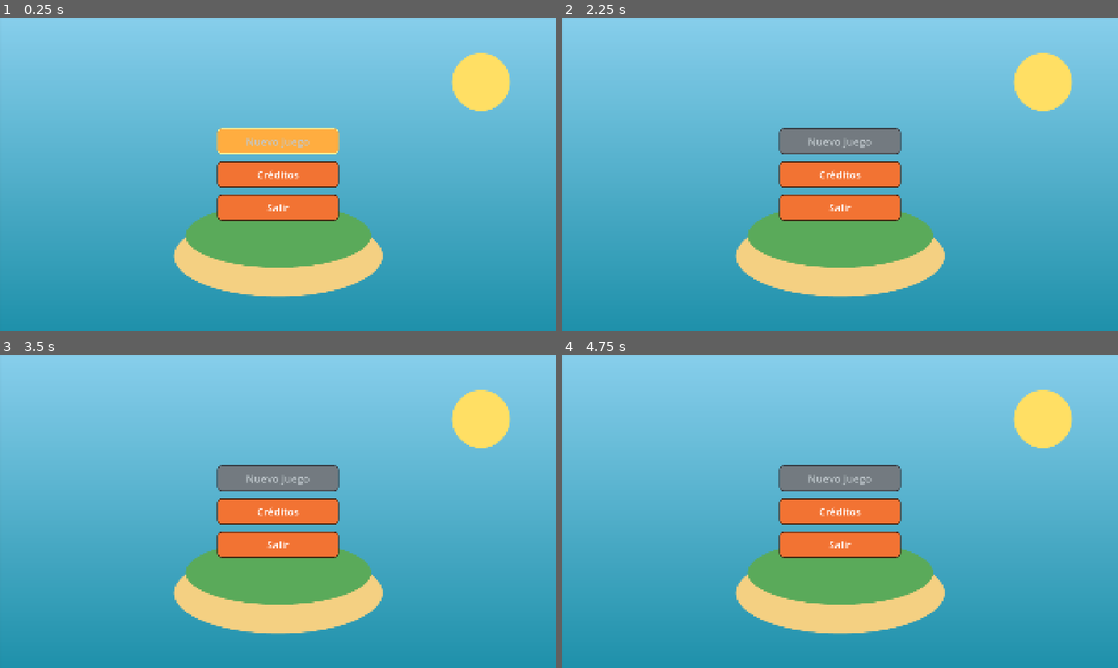
Above: before the commit, frames 1-4 (two rows, left to right).
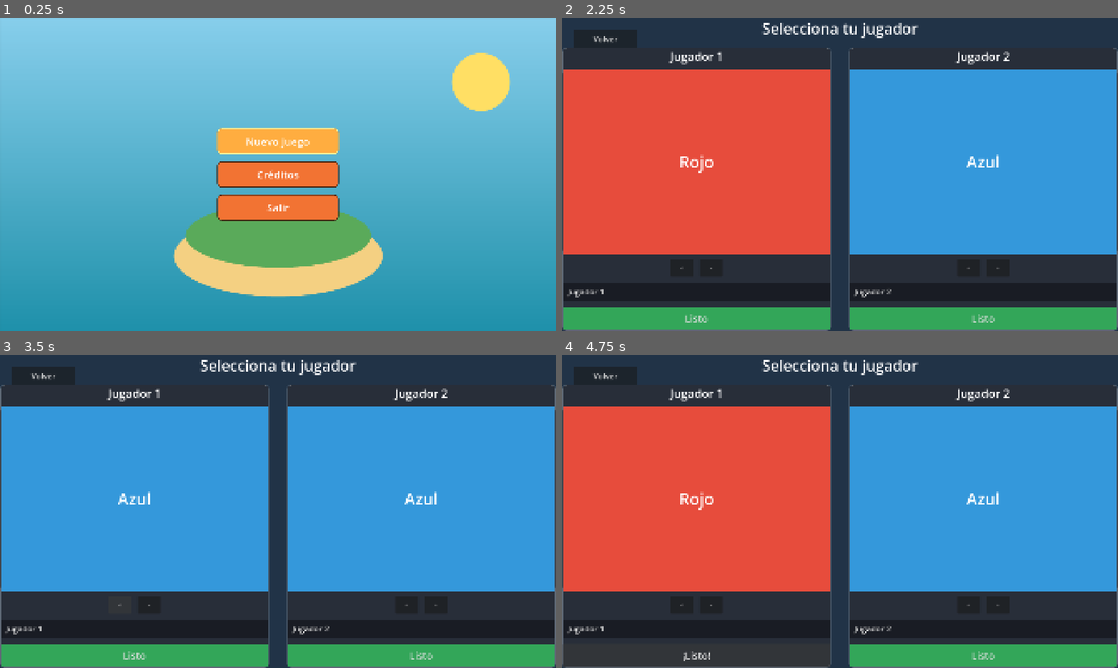
Above: after the commit, the same moments.

Repository: Haziel1357/game-jump-plus
Game: Godot game, scene res://interfaz/menu_principal/menu_principal.tscn
Same seed, same stepped clock (60 frames per second), same inputs: the game is played once before the commit and once after it.
Inputs (mouse positions are in pixels of both pictures, inside the frame that each line leads up to):
- Up to frame 1 (0.25 s): no input
- Up to frame 2 (2.25 s): click "Créditos" at 0.5 s; click "Volver" at 1.25 s; click (840, 140) at 2 s, where only the run after the commit has a clickable "Nuevo Juego"
- Up to frame 3 (3.5 s): click (122, 605) at 2.75 s, where only the run after the commit has a clickable "<"
- Up to frame 4 (4.75 s): click (712, 605) at 3.5 s, where only the run after the commit has a clickable ">"; click (695, 655) at 4.25 s, where only the run after the commit has a clickable "Listo"

The runs differ from the first frame. In frame 1, 0.1% of the frame differs, in the area x 44-56%, y 38-42%; in frame 2, 98%, in the area x 0-100%, y 0-100%; in frame 3, 95%; in frame 4, 98%.

Commit message:
Añadir selección de jugador, autoload de estado y ajustes de ventana

Diff:
--- /dev/null
+++ b/escenas/jugador/personajes.json
@@ -0,0 +1,12 @@
+{
+	"personajes": [
+		{
+			"nombre": "Rojo",
+			"color": "#e74c3c"
+		},
+		{
+			"nombre": "Azul",
+			"color": "#3498db"
+		}
+	]
+}
--- /dev/null
+++ b/escenas/niveles/mundo_pruebas/mundo_pruebas.gd
@@ -0,0 +1,9 @@
+extends Node3D
+
+# Atajos de prueba mientras no hay pausa ni HUD:
+# ESC → volver al menú principal.
+
+
+func _unhandled_input(event: InputEvent) -> void:
+	if event.is_action_pressed("ui_cancel"):
+		get_tree().change_scene_to_file("res://interfaz/menu_principal/menu_principal.tscn")
--- a/escenas/niveles/mundo_pruebas/mundo_pruebas.tscn
+++ b/escenas/niveles/mundo_pruebas/mundo_pruebas.tscn
@@ -1,12 +1,14 @@
-[gd_scene format=3 uid="uid://dtpd74kd2c7lc"]
+[gd_scene load_steps=5 format=3 uid="uid://dtpd74kd2c7lc"]
 
 [ext_resource type="Script" uid="uid://dpxpsogn20jx8" path="res://escenas/jugador/jugador.gd" id="1_6ba58"]
+[ext_resource type="Script" path="res://escenas/niveles/mundo_pruebas/mundo_pruebas.gd" id="2_nivel"]
 
 [sub_resource type="CapsuleMesh" id="CapsuleMesh_012i1"]
 
 [sub_resource type="CapsuleShape3D" id="CapsuleShape3D_mg33e"]
 
 [node name="MundoPruebas" type="Node3D" unique_id=476666403]
+script = ExtResource("2_nivel")
 
 [node name="Suelo" type="CSGBox3D" parent="." unique_id=1194407556]
 use_collision = true
--- a/interfaz/creditos/creditos.tscn
+++ b/interfaz/creditos/creditos.tscn
@@ -1,8 +1,8 @@
-[gd_scene load_steps=2 format=3]
+[gd_scene format=3 uid="uid://btlj0lvg85xei"]
 
-[ext_resource type="Script" path="res://interfaz/creditos/creditos.gd" id="1_cred01"]
+[ext_resource type="Script" uid="uid://dhie1nxeek8f3" path="res://interfaz/creditos/creditos.gd" id="1_cred01"]
 
-[node name="Creditos" type="Control"]
+[node name="Creditos" type="Control" unique_id=1177417850]
 layout_mode = 3
 anchors_preset = 15
 anchor_right = 1.0
@@ -11,7 +11,7 @@
 grow_vertical = 2
 script = ExtResource("1_cred01")
 
-[node name="Fondo" type="ColorRect" parent="."]
+[node name="Fondo" type="ColorRect" parent="." unique_id=942594366]
 layout_mode = 1
 anchors_preset = 15
 anchor_right = 1.0
@@ -20,7 +20,7 @@
 grow_vertical = 2
 color = Color(0.12, 0.22, 0.3, 1)
 
-[node name="Centro" type="CenterContainer" parent="."]
+[node name="Centro" type="CenterContainer" parent="." unique_id=1269014837]
 layout_mode = 1
 anchors_preset = 15
 anchor_right = 1.0
@@ -28,28 +28,28 @@
 grow_horizontal = 2
 grow_vertical = 2
 
-[node name="Contenido" type="VBoxContainer" parent="Centro"]
+[node name="Contenido" type="VBoxContainer" parent="Centro" unique_id=1259405133]
 layout_mode = 2
 theme_override_constants/separation = 20
 
-[node name="Titulo" type="Label" parent="Centro/Contenido"]
+[node name="Titulo" type="Label" parent="Centro/Contenido" unique_id=537486049]
 layout_mode = 2
 theme_override_font_sizes/font_size = 64
 text = "Créditos"
 horizontal_alignment = 1
 
-[node name="Equipo" type="VBoxContainer" parent="Centro/Contenido"]
+[node name="Equipo" type="VBoxContainer" parent="Centro/Contenido" unique_id=1790918927]
 layout_mode = 2
 theme_override_constants/separation = 12
 
-[node name="Separador" type="Control" parent="Centro/Contenido"]
+[node name="Separador" type="Control" parent="Centro/Contenido" unique_id=1072226155]
 custom_minimum_size = Vector2(0, 20)
 layout_mode = 2
 
-[node name="BotonVolver" type="Button" parent="Centro/Contenido"]
+[node name="BotonVolver" type="Button" parent="Centro/Contenido" unique_id=1201489151]
 custom_minimum_size = Vector2(300, 80)
 layout_mode = 2
 size_flags_horizontal = 4
-text = "Volver"
 theme_override_colors/font_color = Color(1, 1, 1, 1)
 theme_override_font_sizes/font_size = 36
+text = "Volver"
--- a/interfaz/creditos/datos_creditos.json
+++ b/interfaz/creditos/datos_creditos.json
@@ -3,6 +3,6 @@
 	"equipo": [
 		"Juan - Programación",
 		"Diego - Programación",
-		"Haziel - Arte"
+		"Haziel - Programación"
 	]
 }
--- a/interfaz/menu_principal/menu_principal.gd
+++ b/interfaz/menu_principal/menu_principal.gd
@@ -16,8 +16,7 @@
 
 
 func _on_boton_nuevo_juego_pressed() -> void:
-	# TODO: cargar la escena del juego (mundo_pruebas.tscn).
-	print("TODO: Nuevo Juego")
+	get_tree().change_scene_to_file("res://interfaz/seleccion_jugador/seleccion_jugador.tscn")
 
 
 func _on_boton_creditos_pressed() -> void:
--- a/interfaz/menu_principal/menu_principal.tscn
+++ b/interfaz/menu_principal/menu_principal.tscn
@@ -119,7 +119,6 @@
 custom_minimum_size = Vector2(420, 90)
 layout_mode = 2
 size_flags_horizontal = 4
-disabled = true
 text = "Nuevo Juego"
 theme_override_colors/font_color = Color(1, 1, 1, 1)
 theme_override_colors/font_disabled_color = Color(0.75, 0.78, 0.8, 1)
--- /dev/null
+++ b/interfaz/seleccion_jugador/seleccion_jugador.gd
@@ -0,0 +1,109 @@
+extends Control
+
+const RUTA_NIVEL := "res://escenas/niveles/mundo_pruebas/mundo_pruebas.tscn"
+
+@onready var preview_1: ColorRect = $Layout/Paneles/PanelJugador1/Contenido/Preview/ColorPersonaje
+@onready var nombre_personaje_1: Label = $Layout/Paneles/PanelJugador1/Contenido/Preview/NombrePersonaje
+@onready var nick_1: LineEdit = $Layout/Paneles/PanelJugador1/Contenido/CampoNick
+@onready var boton_listo_1: Button = $Layout/Paneles/PanelJugador1/Contenido/BotonListo
+
+@onready var preview_2: ColorRect = $Layout/Paneles/PanelJugador2/Contenido/Preview/ColorPersonaje
+@onready var nombre_personaje_2: Label = $Layout/Paneles/PanelJugador2/Contenido/Preview/NombrePersonaje
+@onready var nick_2: LineEdit = $Layout/Paneles/PanelJugador2/Contenido/CampoNick
+@onready var boton_listo_2: Button = $Layout/Paneles/PanelJugador2/Contenido/BotonListo
+
+@onready var boton_volver: Button = $BotonVolver
+
+var _partida_iniciada: bool = false
+
+
+func _ready() -> void:
+	EstadoJuego.reiniciar_seleccion()
+
+	nick_1.text = EstadoJuego.jugador_1["nombre"]
+	nick_2.text = EstadoJuego.jugador_2["nombre"]
+
+	$Layout/Paneles/PanelJugador1/Contenido/Flechas/BotonAnterior.pressed.connect(_cambiar_personaje.bind(-1, 1))
+	$Layout/Paneles/PanelJugador1/Contenido/Flechas/BotonSiguiente.pressed.connect(_cambiar_personaje.bind(1, 1))
+	$Layout/Paneles/PanelJugador2/Contenido/Flechas/BotonAnterior.pressed.connect(_cambiar_personaje.bind(-1, 2))
+	$Layout/Paneles/PanelJugador2/Contenido/Flechas/BotonSiguiente.pressed.connect(_cambiar_personaje.bind(1, 2))
+
+	boton_listo_1.pressed.connect(_alternar_listo.bind(1))
+	boton_listo_2.pressed.connect(_alternar_listo.bind(2))
+	boton_volver.pressed.connect(_volver_al_menu)
+
+	nick_1.text_changed.connect(_actualizar_nick.bind(1))
+	nick_2.text_changed.connect(_actualizar_nick.bind(2))
+
+	_refrescar_vista(1)
+	_refrescar_vista(2)
+
+
+func _cambiar_personaje(paso: int, jugador: int) -> void:
+	var total: int = EstadoJuego.personajes.size()
+	if total == 0:
+		return
+
+	var datos: Dictionary = EstadoJuego.jugador_1 if jugador == 1 else EstadoJuego.jugador_2
+	# Un jugador no puede tomar el personaje del otro si el otro ya está listo.
+	var otro: Dictionary = EstadoJuego.jugador_2 if jugador == 1 else EstadoJuego.jugador_1
+	var indice: int = int(datos["personaje"]) + paso
+
+	for _intento in range(total):
+		indice = wrapi(indice, 0, total)
+		if not (bool(otro["listo"]) and int(otro["personaje"]) == indice):
+			break
+		indice += paso
+
+	datos["personaje"] = indice
+	_refrescar_vista(jugador)
+
+
+func _refrescar_vista(jugador: int) -> void:
+	var datos: Dictionary = EstadoJuego.jugador_1 if jugador == 1 else EstadoJuego.jugador_2
+	var personaje: Dictionary = EstadoJuego.personajes[int(datos["personaje"])]
+	var color: Color = Color(personaje.get("color", "#ffffff"))
+	var texto: String = str(personaje.get("nombre", "?"))
+
+	if jugador == 1:
+		preview_1.color = color
+		nombre_personaje_1.text = texto
+	else:
+		preview_2.color = color
+		nombre_personaje_2.text = texto
+
+
+func _actualizar_nick(texto: String, jugador: int) -> void:
+	var nick: String = texto.strip_edges()
+	if nick.is_empty():
+		nick = "Jugador %d" % jugador
+	if jugador == 1:
+		EstadoJuego.jugador_1["nombre"] = nick
+	else:
+		EstadoJuego.jugador_2["nombre"] = nick
+
+
+func _alternar_listo(jugador: int) -> void:
+	var datos: Dictionary = EstadoJuego.jugador_1 if jugador == 1 else EstadoJuego.jugador_2
+	datos["listo"] = not bool(datos["listo"])
+
+	var boton: Button = boton_listo_1 if jugador == 1 else boton_listo_2
+	if bool(datos["listo"]):
+		boton.text = "¡Listo!"
+	else:
+		boton.text = "Listo"
+
+	_comprobar_inicio()
+
+
+func _comprobar_inicio() -> void:
+	if _partida_iniciada or not EstadoJuego.ambos_listos():
+		return
+	_partida_iniciada = true
+	# Pequeña espera para que se vea el estado "¡Listo!" de ambos.
+	await get_tree().create_timer(0.8).timeout
+	get_tree().change_scene_to_file(RUTA_NIVEL)
+
+
+func _volver_al_menu() -> void:
+	get_tree().change_scene_to_file("res://interfaz/menu_principal/menu_principal.tscn")
--- /dev/null
+++ b/interfaz/seleccion_jugador/seleccion_jugador.tscn
@@ -0,0 +1,250 @@
+[gd_scene load_steps=6 format=3]
+
+[ext_resource type="Script" path="res://interfaz/seleccion_jugador/seleccion_jugador.gd" id="1_sel01"]
+
+[sub_resource type="StyleBoxFlat" id="StyleBoxFlat_panel"]
+bg_color = Color(0.16, 0.18, 0.22, 0.92)
+border_width_left = 3
+border_width_top = 3
+border_width_right = 3
+border_width_bottom = 3
+border_color = Color(1, 1, 1, 0.15)
+corner_radius_top_left = 16
+corner_radius_top_right = 16
+corner_radius_bottom_right = 16
+corner_radius_bottom_left = 16
+
+[sub_resource type="StyleBoxFlat" id="StyleBoxFlat_preview"]
+bg_color = Color(0.9, 0.3, 0.3, 1)
+border_width_left = 4
+border_width_top = 4
+border_width_right = 4
+border_width_bottom = 4
+border_color = Color(0.1, 0.1, 0.12, 1)
+corner_radius_top_left = 12
+corner_radius_top_right = 12
+corner_radius_bottom_right = 12
+corner_radius_bottom_left = 12
+
+[sub_resource type="StyleBoxFlat" id="StyleBoxFlat_listo"]
+content_margin_left = 20.0
+content_margin_top = 10.0
+content_margin_right = 20.0
+content_margin_bottom = 10.0
+bg_color = Color(0.2, 0.65, 0.35, 1)
+border_width_left = 3
+border_width_top = 3
+border_width_right = 3
+border_width_bottom = 3
+border_color = Color(0.1, 0.3, 0.15, 1)
+corner_radius = 12
+
+[sub_resource type="StyleBoxFlat" id="StyleBoxFlat_nick"]
+content_margin_left = 16.0
+content_margin_top = 10.0
+content_margin_right = 16.0
+content_margin_bottom = 10.0
+bg_color = Color(0.1, 0.11, 0.14, 1)
+border_width_left = 2
+border_width_top = 2
+border_width_right = 2
+border_width_bottom = 2
+border_color = Color(1, 1, 1, 0.25)
+corner_radius = 8
+
+[node name="SeleccionJugador" type="Control"]
+layout_mode = 3
+anchors_preset = 15
+anchor_right = 1.0
+anchor_bottom = 1.0
+grow_horizontal = 2
+grow_vertical = 2
+script = ExtResource("1_sel01")
+
+[node name="Fondo" type="ColorRect" parent="."]
+layout_mode = 1
+anchors_preset = 15
+anchor_right = 1.0
+anchor_bottom = 1.0
+grow_horizontal = 2
+grow_vertical = 2
+color = Color(0.13, 0.2, 0.28, 1)
+
+[node name="Layout" type="VBoxContainer" parent="."]
+layout_mode = 1
+anchors_preset = 15
+anchor_right = 1.0
+anchor_bottom = 1.0
+grow_horizontal = 2
+grow_vertical = 2
+theme_override_constants/separation = 30
+
+[node name="Titulo" type="Label" parent="Layout"]
+layout_mode = 2
+theme_override_font_sizes/font_size = 52
+text = "Selecciona tu jugador"
+horizontal_alignment = 1
+
+[node name="Paneles" type="HBoxContainer" parent="Layout"]
+layout_mode = 2
+size_flags_vertical = 3
+theme_override_constants/separation = 60
+alignment = 1
+
+[node name="PanelJugador1" type="PanelContainer" parent="Layout/Paneles"]
+custom_minimum_size = Vector2(720, 820)
+layout_mode = 2
+size_flags_horizontal = 3
+size_flags_vertical = 3
+theme_override_styles/panel = SubResource("StyleBoxFlat_panel")
+
+[node name="Contenido" type="VBoxContainer" parent="Layout/Paneles/PanelJugador1"]
+layout_mode = 2
+theme_override_constants/separation = 20
+alignment = 1
+
+[node name="NombreJugador" type="Label" parent="Layout/Paneles/PanelJugador1/Contenido"]
+layout_mode = 2
+theme_override_font_sizes/font_size = 40
+text = "Jugador 1"
+horizontal_alignment = 1
+
+[node name="Preview" type="Panel" parent="Layout/Paneles/PanelJugador1/Contenido"]
+custom_minimum_size = Vector2(620, 400)
+layout_mode = 2
+size_flags_vertical = 3
+theme_override_styles/panel = SubResource("StyleBoxFlat_preview")
+
+[node name="ColorPersonaje" type="ColorRect" parent="Layout/Paneles/PanelJugador1/Contenido/Preview"]
+layout_mode = 1
+anchors_preset = 15
+anchor_right = 1.0
+anchor_bottom = 1.0
+grow_horizontal = 2
+grow_vertical = 2
+color = Color(0.9, 0.3, 0.3, 1)
+
+[node name="NombrePersonaje" type="Label" parent="Layout/Paneles/PanelJugador1/Contenido/Preview"]
+layout_mode = 1
+anchors_preset = 15
+anchor_right = 1.0
+anchor_bottom = 1.0
+grow_horizontal = 2
+grow_vertical = 2
+theme_override_font_sizes/font_size = 56
+text = "Rojo"
+horizontal_alignment = 1
+vertical_alignment = 1
+
+[node name="Flechas" type="HBoxContainer" parent="Layout/Paneles/PanelJugador1/Contenido"]
+layout_mode = 2
+theme_override_constants/separation = 20
+alignment = 1
+
+[node name="BotonAnterior" type="Button" parent="Layout/Paneles/PanelJugador1/Contenido/Flechas"]
+custom_minimum_size = Vector2(80, 60)
+layout_mode = 2
+text = "<"
+
+[node name="BotonSiguiente" type="Button" parent="Layout/Paneles/PanelJugador1/Contenido/Flechas"]
+custom_minimum_size = Vector2(80, 60)
+layout_mode = 2
+text = ">"
+
+[node name="CampoNick" type="LineEdit" parent="Layout/Paneles/PanelJugador1/Contenido"]
+custom_minimum_size = Vector2(0, 64)
+layout_mode = 2
+placeholder_text = "Escribe tu nick..."
+theme_override_font_sizes/font_size = 28
+theme_override_styles/normal = SubResource("StyleBoxFlat_nick")
+
+[node name="BotonListo" type="Button" parent="Layout/Paneles/PanelJugador1/Contenido"]
+custom_minimum_size = Vector2(0, 80)
+layout_mode = 2
+text = "Listo"
+theme_override_font_sizes/font_size = 34
+theme_override_styles/normal = SubResource("StyleBoxFlat_listo")
+
+[node name="PanelJugador2" type="PanelContainer" parent="Layout/Paneles"]
+custom_minimum_size = Vector2(720, 820)
+layout_mode = 2
+size_flags_horizontal = 3
+size_flags_vertical = 3
+theme_override_styles/panel = SubResource("StyleBoxFlat_panel")
+
+[node name="Contenido" type="VBoxContainer" parent="Layout/Paneles/PanelJugador2"]
+layout_mode = 2
+theme_override_constants/separation = 20
+alignment = 1
+
+[node name="NombreJugador" type="Label" parent="Layout/Paneles/PanelJugador2/Contenido"]
+layout_mode = 2
+theme_override_font_sizes/font_size = 40
+text = "Jugador 2"
+horizontal_alignment = 1
+
+[node name="Preview" type="Panel" parent="Layout/Paneles/PanelJugador2/Contenido"]
+custom_minimum_size = Vector2(620, 400)
+layout_mode = 2
+size_flags_vertical = 3
+theme_override_styles/panel = SubResource("StyleBoxFlat_preview")
+
+[node name="ColorPersonaje" type="ColorRect" parent="Layout/Paneles/PanelJugador2/Contenido/Preview"]
+layout_mode = 1
+anchors_preset = 15
+anchor_right = 1.0
+anchor_bottom = 1.0
+grow_horizontal = 2
+grow_vertical = 2
+color = Color(0.2, 0.6, 0.85, 1)
+
+[node name="NombrePersonaje" type="Label" parent="Layout/Paneles/PanelJugador2/Contenido/Preview"]
+layout_mode = 1
+anchors_preset = 15
+anchor_right = 1.0
+anchor_bottom = 1.0
+grow_horizontal = 2
+grow_vertical = 2
+theme_override_font_sizes/font_size = 56
+text = "Azul"
+horizontal_alignment = 1
+vertical_alignment = 1
+
+[node name="Flechas" type="HBoxContainer" parent="Layout/Paneles/PanelJugador2/Contenido"]
+layout_mode = 2
+theme_override_constants/separation = 20
+alignment = 1
+
+[node name="BotonAnterior" type="Button" parent="Layout/Paneles/PanelJugador2/Contenido/Flechas"]
+custom_minimum_size = Vector2(80, 60)
+layout_mode = 2
+text = "<"
+
+[node name="BotonSiguiente" type="Button" parent="Layout/Paneles/PanelJugador2/Contenido/Flechas"]
+custom_minimum_size = Vector2(80, 60)
+layout_mode = 2
+text = ">"
+
+[node name="CampoNick" type="LineEdit" parent="Layout/Paneles/PanelJugador2/Contenido"]
+custom_minimum_size = Vector2(0, 64)
+layout_mode = 2
+placeholder_text = "Escribe tu nick..."
+theme_override_font_sizes/font_size = 28
+theme_override_styles/normal = SubResource("StyleBoxFlat_nick")
+
+[node name="BotonListo" type="Button" parent="Layout/Paneles/PanelJugador2/Contenido"]
+custom_minimum_size = Vector2(0, 80)
+layout_mode = 2
+text = "Listo"
+theme_override_font_sizes/font_size = 34
+theme_override_styles/normal = SubResource("StyleBoxFlat_listo")
+
+[node name="BotonVolver" type="Button" parent="."]
+custom_minimum_size = Vector2(220, 64)
+layout_mode = 1
+offset_left = 40.0
+offset_top = 40.0
+offset_right = 260.0
+offset_bottom = 104.0
+text = "Volver"
+theme_override_font_sizes/font_size = 28
--- a/project.godot
+++ b/project.godot
@@ -15,10 +15,16 @@
 config/features=PackedStringArray("4.7", "Forward Plus")
 config/icon="res://icon.svg"
 
+[autoload]
+
+EstadoJuego="*res://scripts/globales/estado_juego.gd"
+
 [display]
 
 window/size/viewport_width=1920
 window/size/viewport_height=1080
+window/size/window_width_override=1280
+window/size/window_height_override=720
 window/stretch/mode="canvas_items"
 window/stretch/aspect="expand"
 
--- /dev/null
+++ b/scripts/globales/estado_juego.gd
@@ -0,0 +1,40 @@
+extends Node
+
+# Datos de la partida actual. Se rellena en la selección de jugador
+# y se lee al empezar el nivel. Sobrevive a cambio de escenas (autoload).
+
+var personajes: Array = []
+
+var jugador_1: Dictionary = {
+	"nombre": "Jugador 1",
+	"personaje": 0,
+	"listo": false,
+}
+
+var jugador_2: Dictionary = {
+	"nombre": "Jugador 2",
+	"personaje": 1,
+	"listo": false,
+}
+
+
+func _ready() -> void:
+	cargar_personajes()
+
+
+func cargar_personajes() -> void:
+	var archivo := FileAccess.open("res://escenas/jugador/personajes.json", FileAccess.READ)
+	if archivo == null:
+		push_error("No se pudo abrir res://escenas/jugador/personajes.json")
+		return
+	var datos: Dictionary = JSON.parse_string(archivo.get_as_text())
+	personajes = datos.get("personajes", [])
+
+
+func reiniciar_seleccion() -> void:
+	jugador_1 = {"nombre": "Jugador 1", "personaje": 0, "listo": false}
+	jugador_2 = {"nombre": "Jugador 2", "personaje": 1, "listo": false}
+
+
+func ambos_listos() -> bool:
+	return jugador_1["listo"] and jugador_2["listo"]
Not shown, added: escenas/niveles/mundo_pruebas/mundo_pruebas.gd.uid
Not shown, added: interfaz/seleccion_jugador/seleccion_jugador.gd.uid
Not shown, added: scripts/globales/estado_juego.gd.uid
